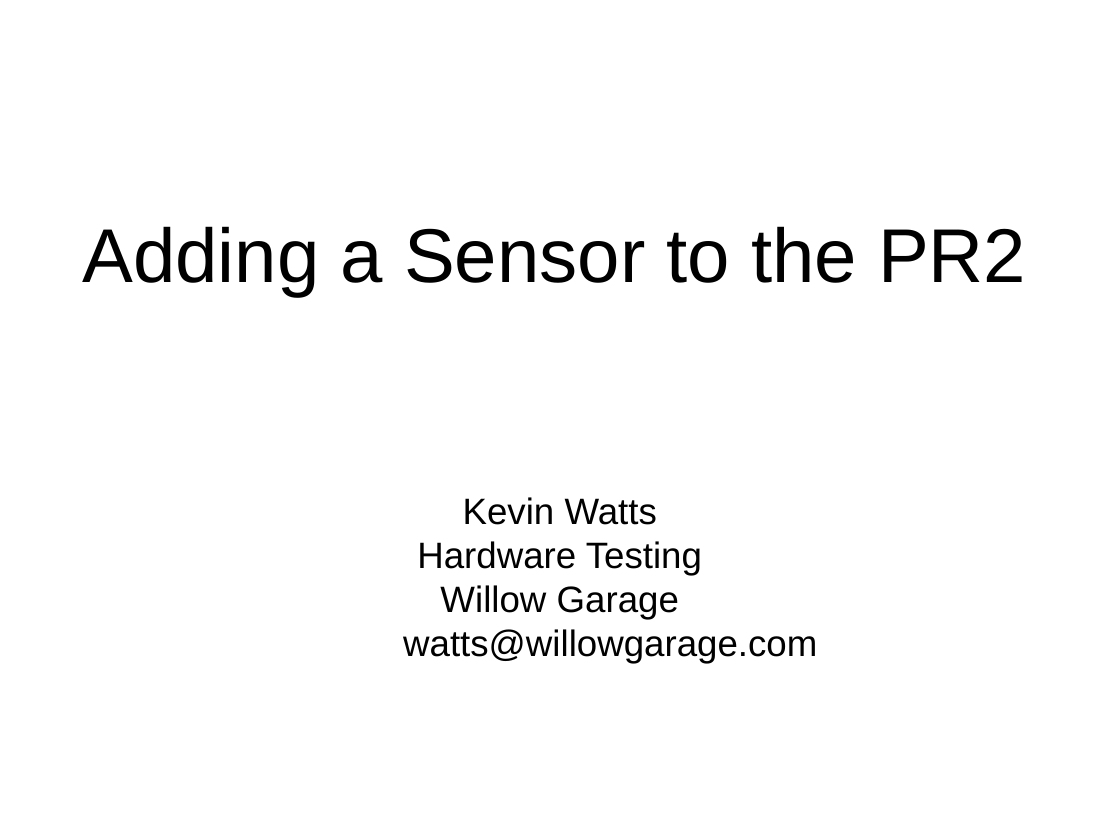
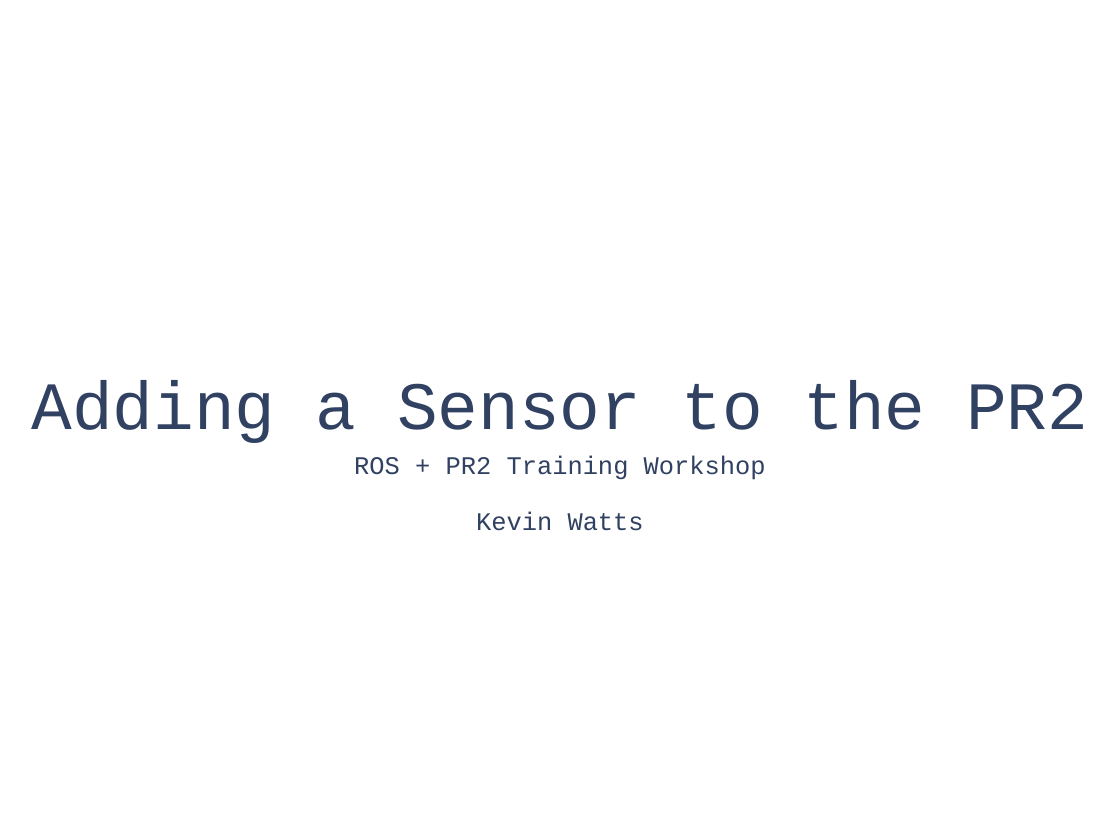
Before and after one commit to PR2/pr2_docs, a slide deck: slide 1 of pr2_training_workshop/modifying_pr2/adding_sensor.odp. Drawn at 1120x840 pixels with LibreOffice and Linux fonts; fonts in the diff are those of the drawing. Boxes give left, top, right and bottom in pixels: in the first picture for what was removed or moved away, otherwise in the second. Text is boxed around its words. In the diff, an @@ line names an element or a change of style, - is before the commit and + after.

```diff
--- a/pr2_training_workshop/modifying_pr2/adding_sensor.odp
+++ b/pr2_training_workshop/modifying_pr2/adding_sensor.odp
@@ text "Adding a Sensor to the ...": place and size @@
-text "Adding a Sensor to the ..." at [82,226,1026,297]
+text "Adding a Sensor to the ..." at [32,380,1088,443]
@@ text "Adding a Sensor to the ..." at [32,380,1088,443]: size 54 to 48 pt, font Arial to Courier New, text colour #000000 to #314162; vertical alignment middle to top @@
@@ text added at [354,456,766,531], 18 pt, text #314162 @@
+ROS + PR2 Training Workshop
+Kevin Watts
@@ subtitle removed at [403,497,817,664] @@
-Kevin Watts
-Hardware Testing
-Willow Garage
-watts@willowgarage.com
```
Also in this commit, not shown: 17 other slides changed.
